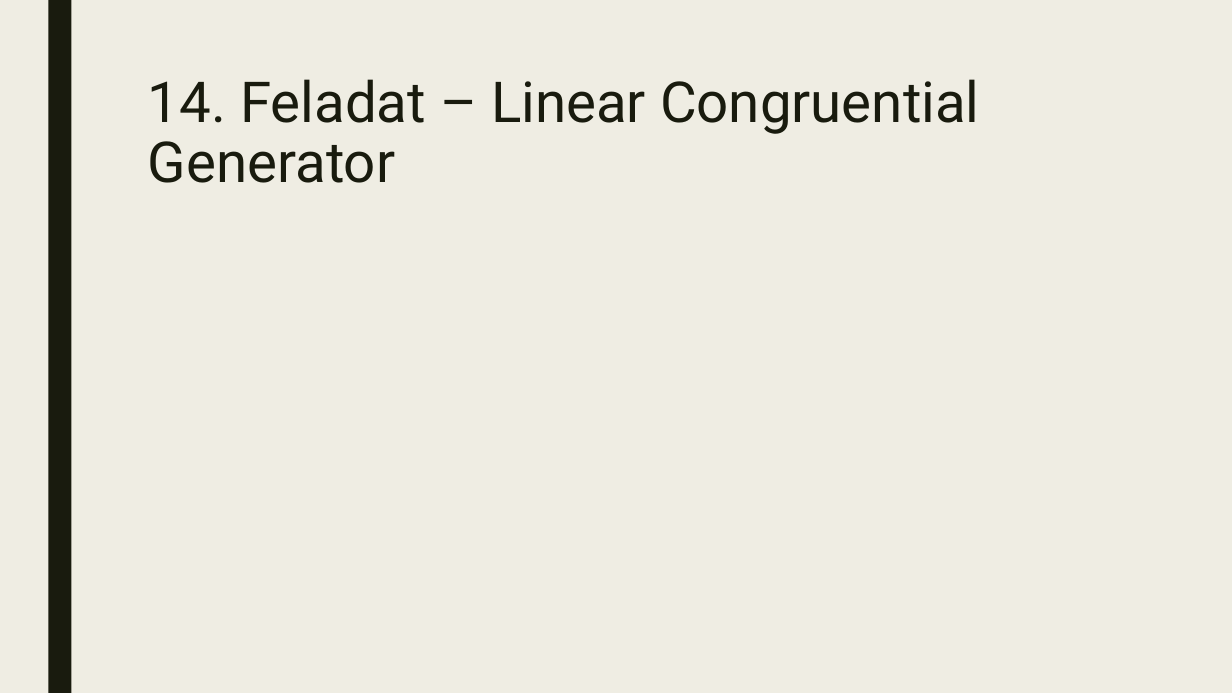
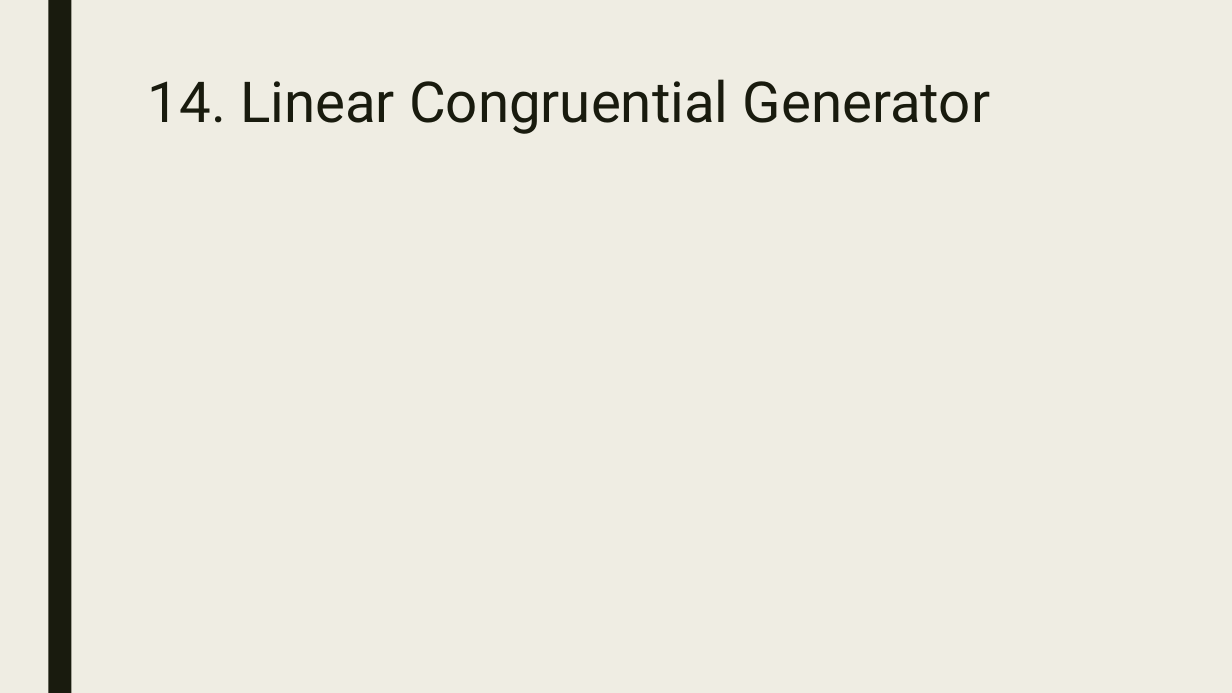
Before and after one commit to GrG0312/gpu-prog, a slide deck: slide 2 of Plans14.pptx. Drawn at 1232x693 pixels with LibreOffice and Linux fonts; fonts in the diff are those of the drawing; grey boxes stand for pictures. Boxes give left, top, right and bottom in pixels: in the first picture for what was removed or moved away, otherwise in the second. Text is boxed around its words. In the diff, an @@ line names an element or a change of style, - is before the commit and + after.

```diff
--- a/Plans14.pptx
+++ b/Plans14.pptx
@@ title at [148,79,990,134]: text changed @@
-14. Feladat – Linear Congruential Generator
+14. Linear Congruential Generator
```
Also in this commit, not shown: 5 other slides changed, 1 slide added.
